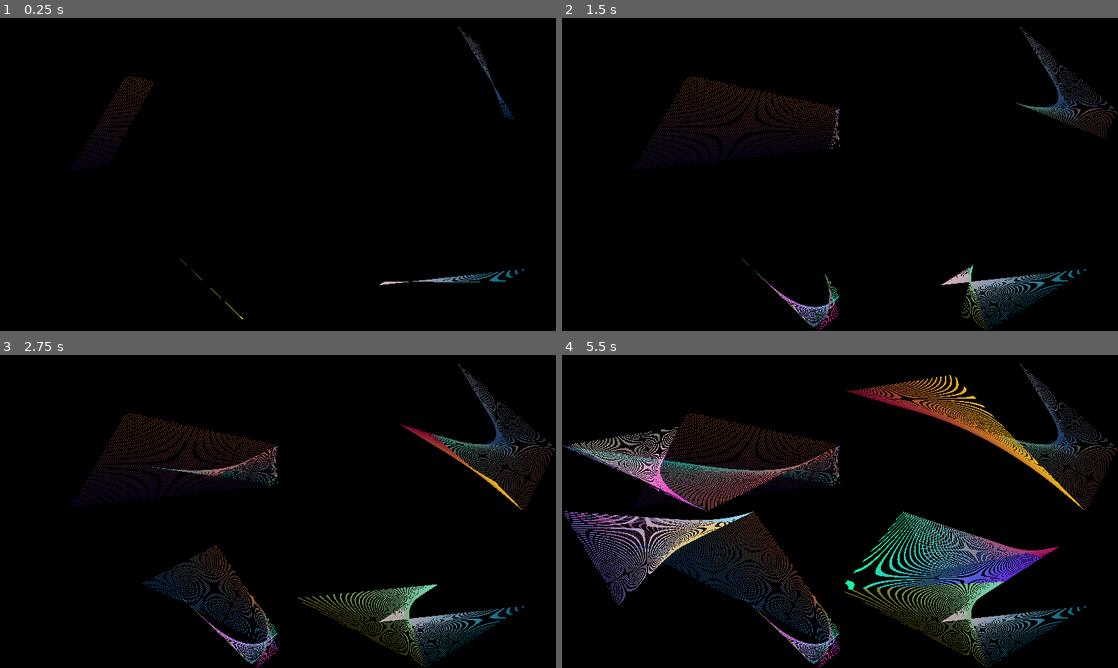
Above: before the commit, frames 1-4 (two rows, left to right).
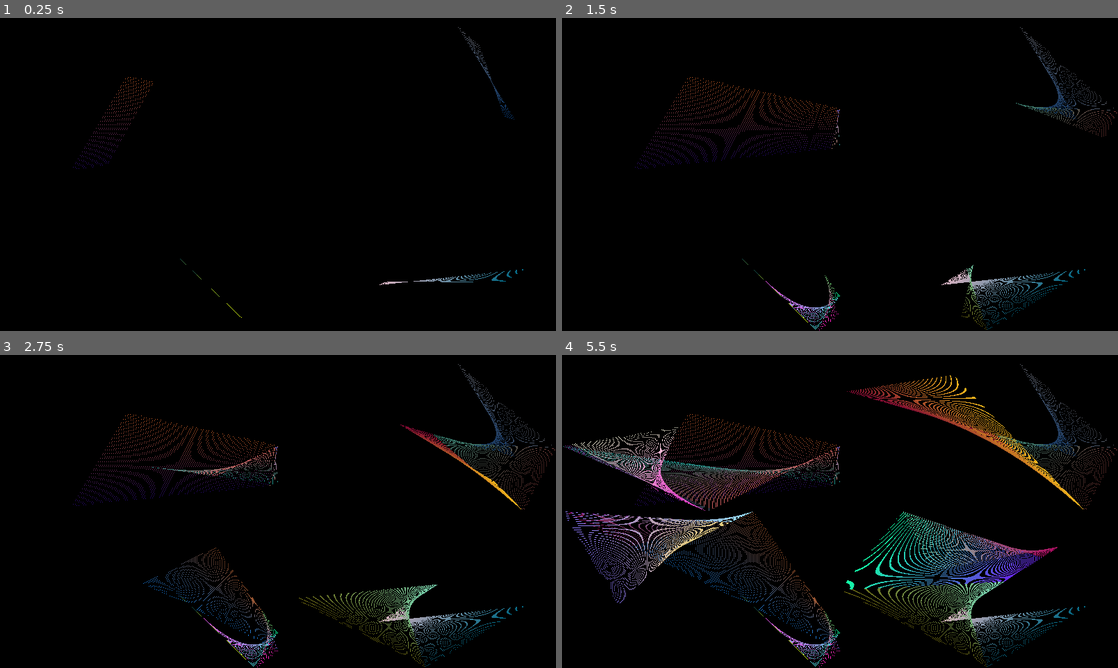
Above: after the commit, the same moments.

Repository: kasworld/gd4line2d
Game: Godot game, scene res://main.tscn
Same seed, same stepped clock (60 frames per second), same inputs: the game is played once before the commit and once after it.
Inputs:
- Up to frame 1 (0.25 s): no input
- Up to frame 2 (1.5 s): tap Enter at 0.5 s
- Up to frame 3 (2.75 s): no input
- Up to frame 4 (5.5 s): no input

The runs differ from the first frame. In frame 1, 0.2% of the frame differs, in the area x 12-95%, y 2-97%; in frame 2, 1.0%; in frame 3, 2.3%; in frame 4, 7.4%, in the area x 0-100%, y 2-100%.

Commit message:
change icon

Diff:
--- a/icon.svg
+++ /dev/null
@@ -1 +0,0 @@
-<svg height="128" width="128" xmlns="http://www.w3.org/2000/svg"><rect x="2" y="2" width="124" height="124" rx="14" fill="#363d52" stroke="#212532" stroke-width="4"/><g transform="scale(.101) translate(122 122)"><g fill="#fff"><path d="M105 673v33q407 354 814 0v-33z"/><path fill="#478cbf" d="m105 673 152 14q12 1 15 14l4 67 132 10 8-61q2-11 15-15h162q13 4 15 15l8 61 132-10 4-67q3-13 15-14l152-14V427q30-39 56-81-35-59-83-108-43 20-82 47-40-37-88-64 7-51 8-102-59-28-123-42-26 43-46 89-49-7-98 0-20-46-46-89-64 14-123 42 1 51 8 102-48 27-88 64-39-27-82-47-48 49-83 108 26 42 56 81zm0 33v39c0 276 813 276 813 0v-39l-134 12-5 69q-2 10-14 13l-162 11q-12 0-16-11l-10-65H447l-10 65q-4 11-16 11l-162-11q-12-3-14-13l-5-69z"/><path d="M483 600c3 34 55 34 58 0v-86c-3-34-55-34-58 0z"/><circle cx="725" cy="526" r="90"/><circle cx="299" cy="526" r="90"/></g><g fill="#414042"><circle cx="307" cy="532" r="60"/><circle cx="717" cy="532" r="60"/></g></g></svg>
--- a/move_line2d/move_line_2d.gd
+++ b/move_line2d/move_line_2d.gd
@@ -7,7 +7,7 @@
 var draw_area :Vector2
 var point_count :int
 var gradiant :Gradient
-const line_width = 1.5
+const line_width = 1
 
 func init(ln_count :int, pt_count :int, area_size :Vector2 ):
 	line_count = ln_count
--- a/project.godot
+++ b/project.godot
@@ -13,8 +13,9 @@
 config/name="gd4line2d"
 run/main_scene="res://main.tscn"
 config/features=PackedStringArray("4.1", "Forward Plus")
+boot_splash/image="res://icon.png"
 boot_splash/fullsize=false
-config/icon="res://icon.svg"
+config/icon="res://icon.png"
 
 [display]
 
Binary file added: icon.png
Not shown, changed: icon.png.import
